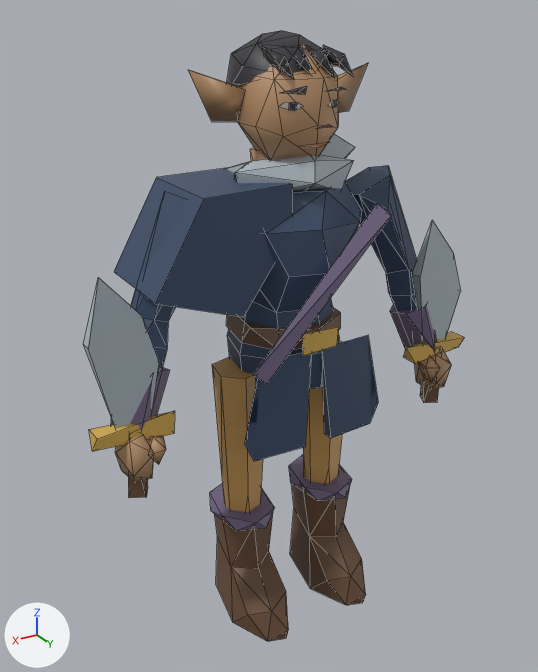
A saved change to the FBX model exports/heroes/wc_u_elf_rogue/SK_wc_u_elf_rogue_LOD2.fbx.
The view is the same before and after, from a 50 mm lens placed at (1.173, 1.867, 1.946), pointed at (0.029, -0.04, 0.992). The axes (+X, +Y, +Z) are drawn at lower left. The lights are the same throughout. The first picture is the older version. Mesh edges are drawn as thin lines. Where no turn or scale is listed for an object, it has been applied to the vertices.

The first picture shows 'SK_wc_u_elf_rogue_LOD2'.
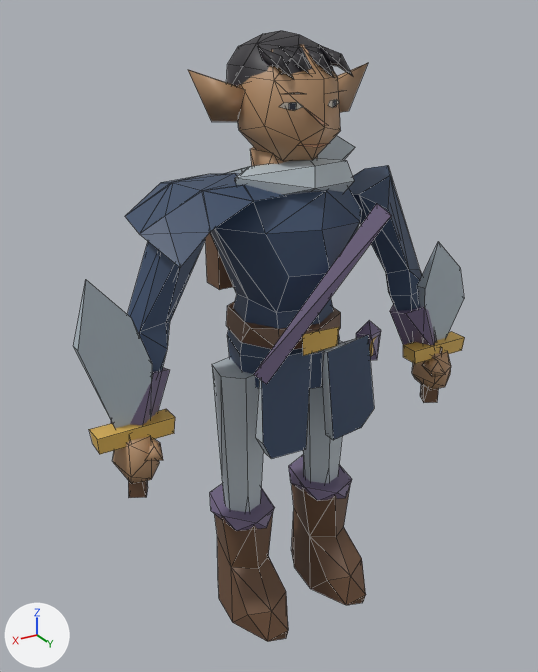
Patch to the scene script:
```diff
--- a/exports/heroes/wc_u_elf_rogue/SK_wc_u_elf_rogue_LOD2.fbx.py
+++ b/exports/heroes/wc_u_elf_rogue/SK_wc_u_elf_rogue_LOD2.fbx.py
@@ me_wc_tailoredgeometry_006 @@
 # used by ob_sk_wc_u_elf_rogue_lod2; location = (0.0, 0.0, 0.0)
-me_wc_tailoredgeometry_006.from_pydata(...)  # 512 vertices, 570 faces; spans x -0.68..0.68, y -0.3..0.27, z 0.02..1.91
+me_wc_tailoredgeometry_006.from_pydata(...)  # 559 vertices, 633 faces; spans x -0.68..0.7, y -0.3..0.27, z 0.02..1.91
+# me_wc_tailoredgeometry_006 part 1: the loose piece of 21 vertices spanning x -0.17..0.19, y -0.18..0.17, z 1.44..1.59 is rebuilt with 22 vertices and now spans x -0.17..0.19, y -0.18..0.17, z 1.43..1.58
+# me_wc_tailoredgeometry_006 part 2: the loose piece of 14 vertices spanning x 0.5..0.62, y 0.04..0.17, z 0.71..0.88 is rebuilt with 15 vertices and now spans x 0.5..0.62, y 0.04..0.17, z 0.71..0.87
+# me_wc_tailoredgeometry_006 part 3: the loose piece of 14 vertices spanning x -0.62..-0.5, y 0.04..0.17, z 0.71..0.88 is rebuilt with 15 vertices and now spans x -0.62..-0.5, y 0.04..0.17, z 0.71..0.87
+# me_wc_tailoredgeometry_006 part 4: the loose piece of 10 vertices spanning x 0.07..0.49, y -0.16..0.16, z 1.16..1.52 is rebuilt with 18 vertices and now spans x 0.07..0.48, y -0.18..0.19, z 1.35..1.53
+# me_wc_tailoredgeometry_006 part 5: the loose piece of 7 vertices spanning x 0.48..0.54, y 0.09..0.19, z 0.77..0.86 is rebuilt with 7 vertices and now spans x 0.49..0.56, y 0.1..0.2, z 0.79..0.85
+# me_wc_tailoredgeometry_006 part 6: the loose piece of 7 vertices spanning x -0.54..-0.48, y 0.09..0.19, z 0.77..0.86 is rebuilt with 7 vertices and now spans x -0.56..-0.49, y 0.1..0.2, z 0.79..0.85
+# me_wc_tailoredgeometry_006 part 7
+# 68 vertices are removed from x -0.68..0.68, y -0.13..0.21, z 0.02..1.87
+# 151 faces are deleted
+# 8 vertices in x -0.1..0.11, y 0.06..0.12, z 1.58..1.87 move by (0.01, 0.0, 0.0)
+# 13 vertices move from x -0.15..0.45, y -0.07..0.17, z 1.13..1.87 to x -0.15..0.46, y -0.07..0.17, z 1.12..1.87
+# 101 vertices are added at x -0.67..0.7, y -0.14..0.22, z 0.02..1.87
+# 6 new vertices lie (0.0, 0.04, 0.0) away from vertices in x -0.48..0.7, y 0.08..0.18, z 0.71..1.16
+# 191 new faces join them
+# me_wc_tailoredgeometry_006 part 8: 26 kept faces spanning x -0.23..0.24, y -0.09..0.08, z 0.13..0.93 get new texture (UV) coordinates
+# other edits to the shape of me_wc_tailoredgeometry_006 do not show in these pictures
 me_wc_tailoredgeometry_006.materials.append(mat_m_wc_u_elf_rogue)
```

Changed parts and their boxes (x1, y1, x2, y2) in the pictures (538 x 672 px; the box of a moved part takes in the faces that stretch with it):
'SK_wc_u_elf_rogue_LOD2', reshaped: before (83, 30, 465, 642); after (73, 30, 465, 642)
part 1 of me_wc_tailoredgeometry_006, rebuilt: before (226, 155, 354, 191); after (225, 158, 354, 195)
part 2 of me_wc_tailoredgeometry_006, rebuilt (20% wider): before (115, 435, 154, 482); after (112, 436, 159, 484)
part 3 of me_wc_tailoredgeometry_006, rebuilt (8% wider): before (415, 350, 451, 389); after (412, 351, 451, 390)
part 4 of me_wc_tailoredgeometry_006, rebuilt (10% narrower, 36% shorter): before (114, 168, 292, 317); after (125, 173, 285, 268)
part 5 of me_wc_tailoredgeometry_006, rebuilt: before (149, 436, 166, 465); after (145, 439, 163, 461)
part 6 of me_wc_tailoredgeometry_006, rebuilt (26% shorter): before (418, 356, 440, 382); after (422, 358, 445, 377)
part 7 of me_wc_tailoredgeometry_006, moved or reshaped: before (83, 34, 465, 622); after (73, 34, 465, 622)
part 8 of me_wc_tailoredgeometry_006, surface changed (brown to grey): (212, 340, 342, 512) in both
